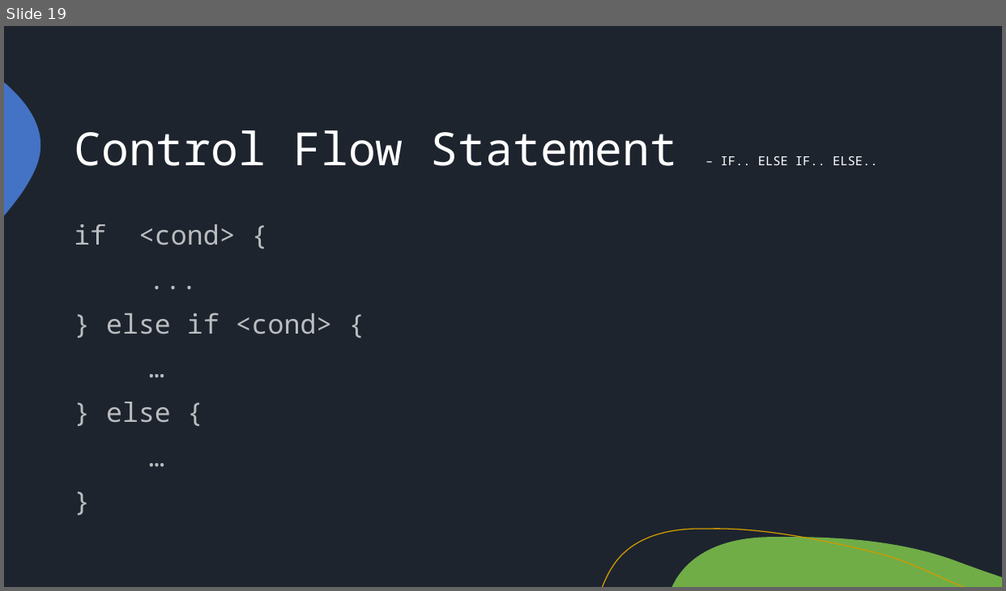
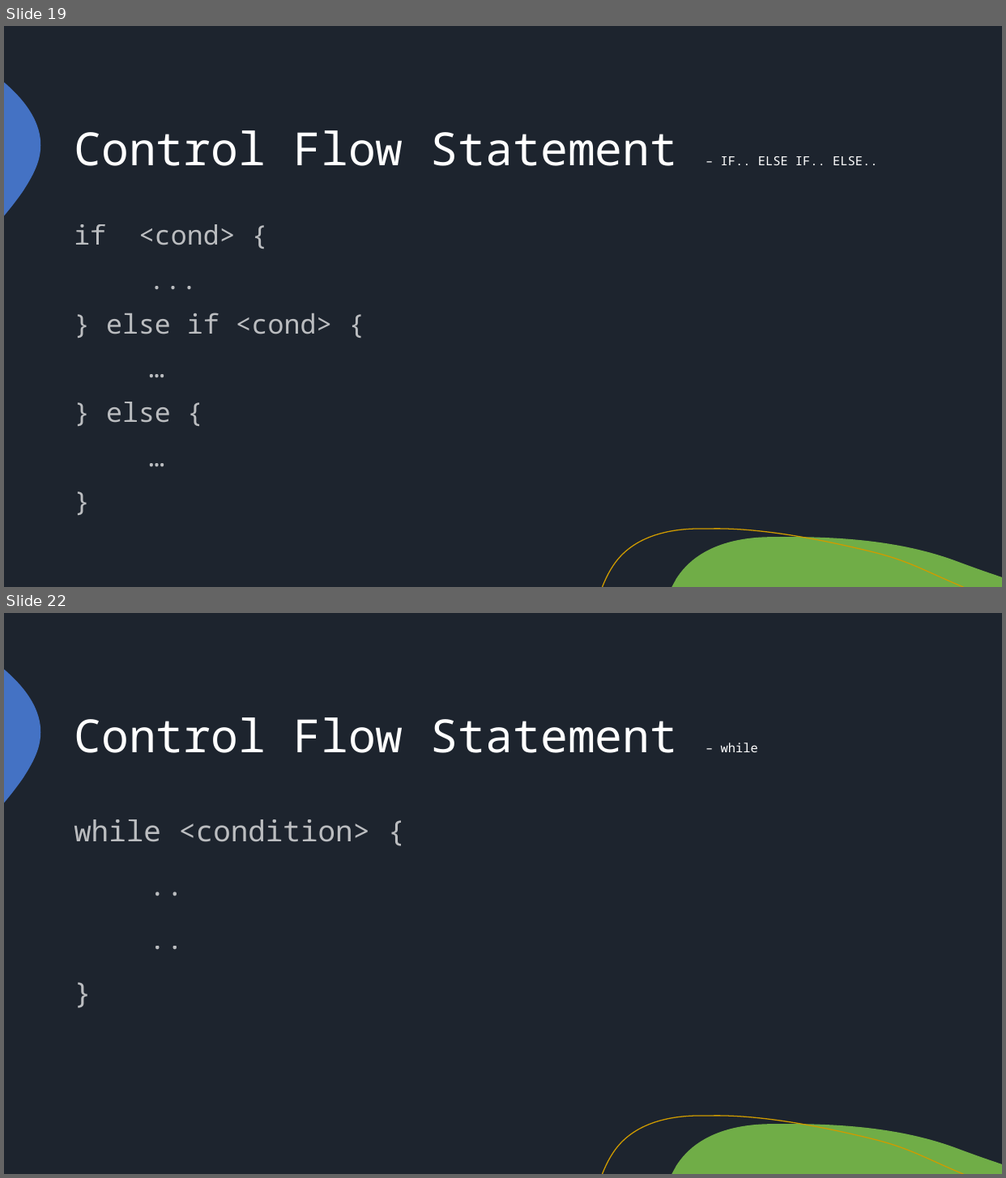
Before and after one commit to sakthishanmugam02/rust-lang, a slide deck: rust-lang.pptx. Shown one above the other, each under a label of ours: slide 19 before the commit, slides 19 and 22 after it; the slides between them are not shown. The pictures are 1006x591 and 1006x1178 pixels, drawn with LibreOffice and Linux fonts; fonts in the diff are those of the drawing. Boxes give left, top, right and bottom in pixels: in the first picture for what was removed or moved away, otherwise in the second. Text is boxed around its words. In the diff, an @@ line names an element or a change of style, - is before the commit and + after.

Commit message:
control statements - loop, while and for

```diff
--- a/rust-lang.pptx
+++ b/rust-lang.pptx
@@ slide 22 added at <box>4,613,1002,1174</box>, background #1D242E; not listed: 3 template elements that a slide beside it also shows @@
@@ title added at <box>74,717,758,753</box>, 44 pt, text #FFFFFF @@
+Control Flow Statement – while
@@ text added at <box>74,820,370,842</box>, 28 pt, text #FFFFFF at 70% opacity @@
+while <condition> {
+..
+..
+}
```
Also in this commit, not shown: 3 other slides added, 59 other files.
